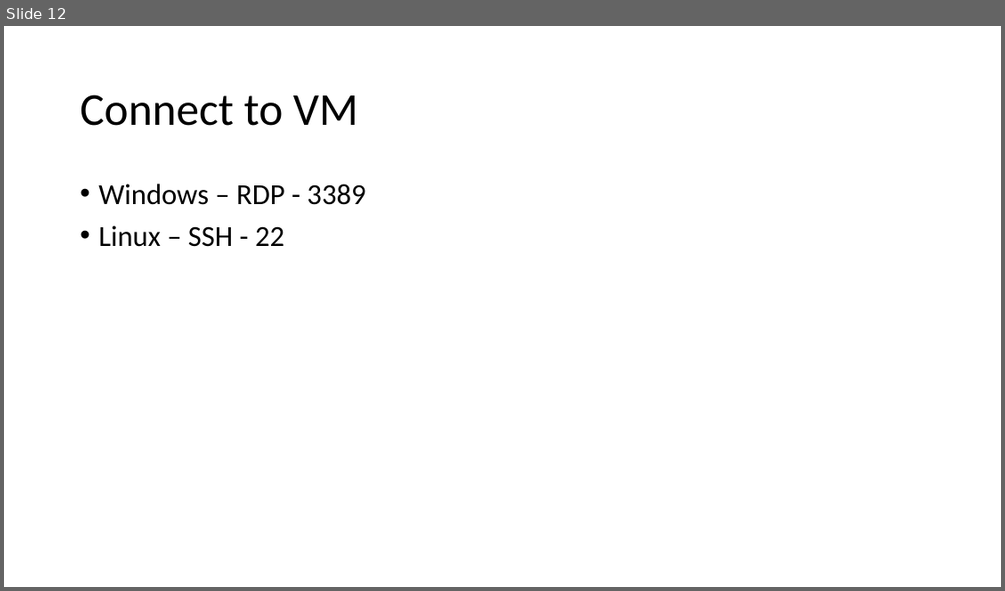
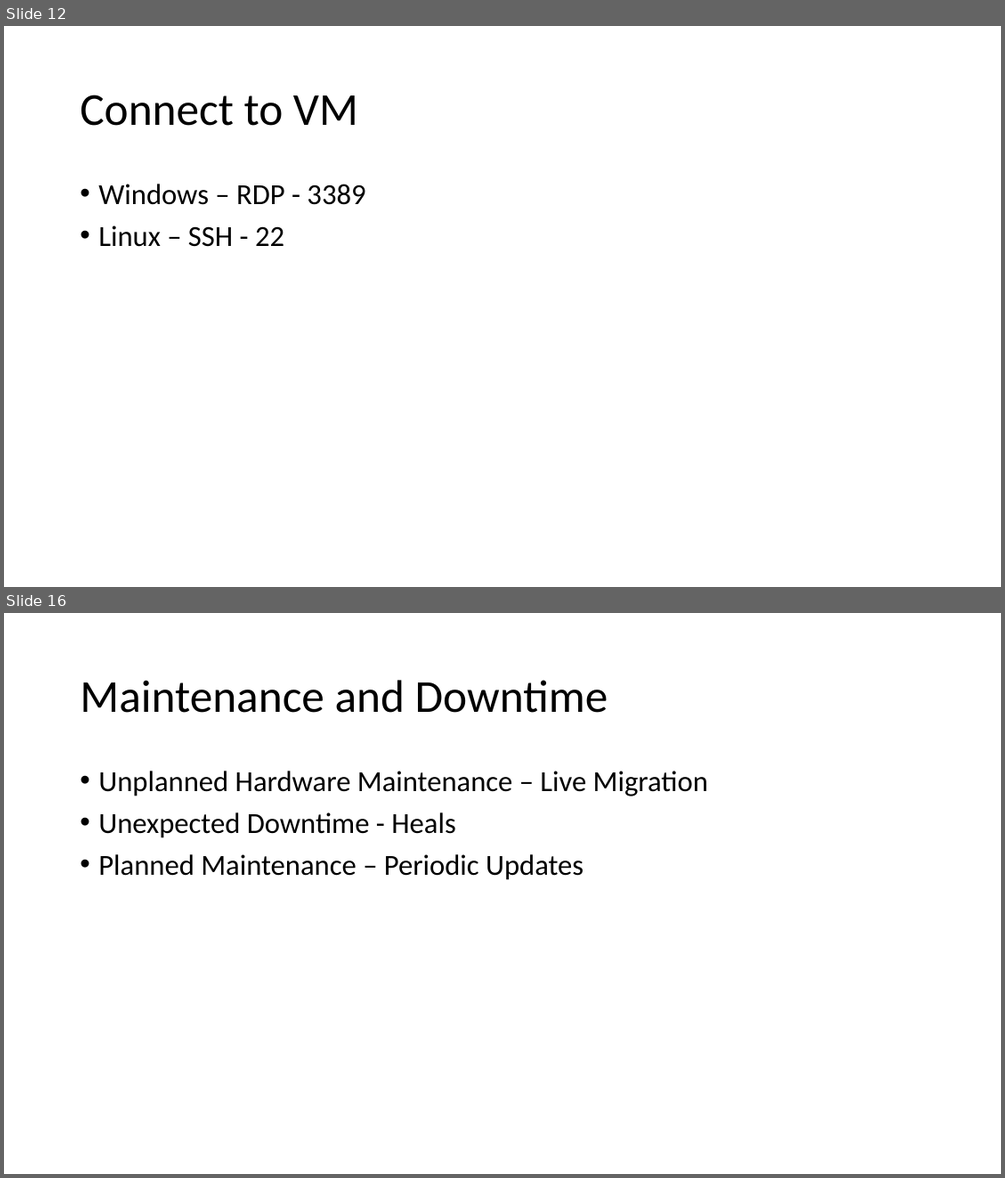
Before and after one commit to Anwarthajudeen/09Sep-AZ104, a slide deck: Azure Virtual Machines.pptx. Shown one above the other, each under a label of ours: slide 12 before the commit, slides 12 and 16 after it; the slides between them are not shown. The pictures are 1005x591 and 1005x1178 pixels, drawn with LibreOffice and Linux fonts; fonts in the diff are those of the drawing. Boxes give left, top, right and bottom in pixels: in the first picture for what was removed or moved away, otherwise in the second. Text is boxed around its words. In the diff, an @@ line names an element or a change of style, - is before the commit and + after.

```diff
--- a/Azure Virtual Machines.pptx
+++ b/Azure Virtual Machines.pptx
@@ slide 16 added at box(4, 613, 1001, 1174), background #FFFFFF @@
@@ title added at box(80, 680, 608, 713), 44 pt, text #000000 @@
+Maintenance and Downtime
@@ text added at box(98, 771, 708, 880), 28 pt, text #000000 @@
+• Unplanned Hardware Maintenance – Live Migration
+• Unexpected Downtime - Heals
+• Planned Maintenance – Periodic Updates
```
Also in this commit, not shown: 10 other slides added.
